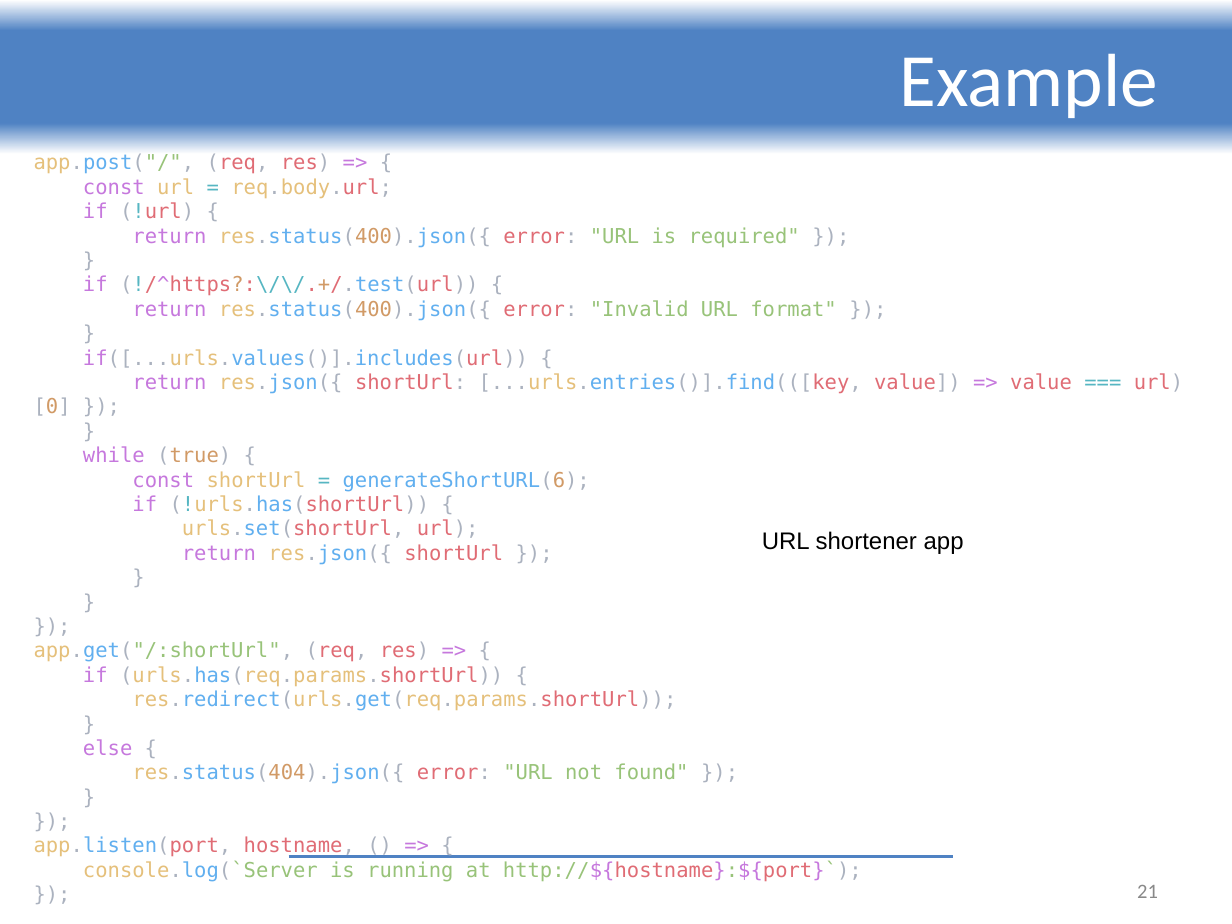
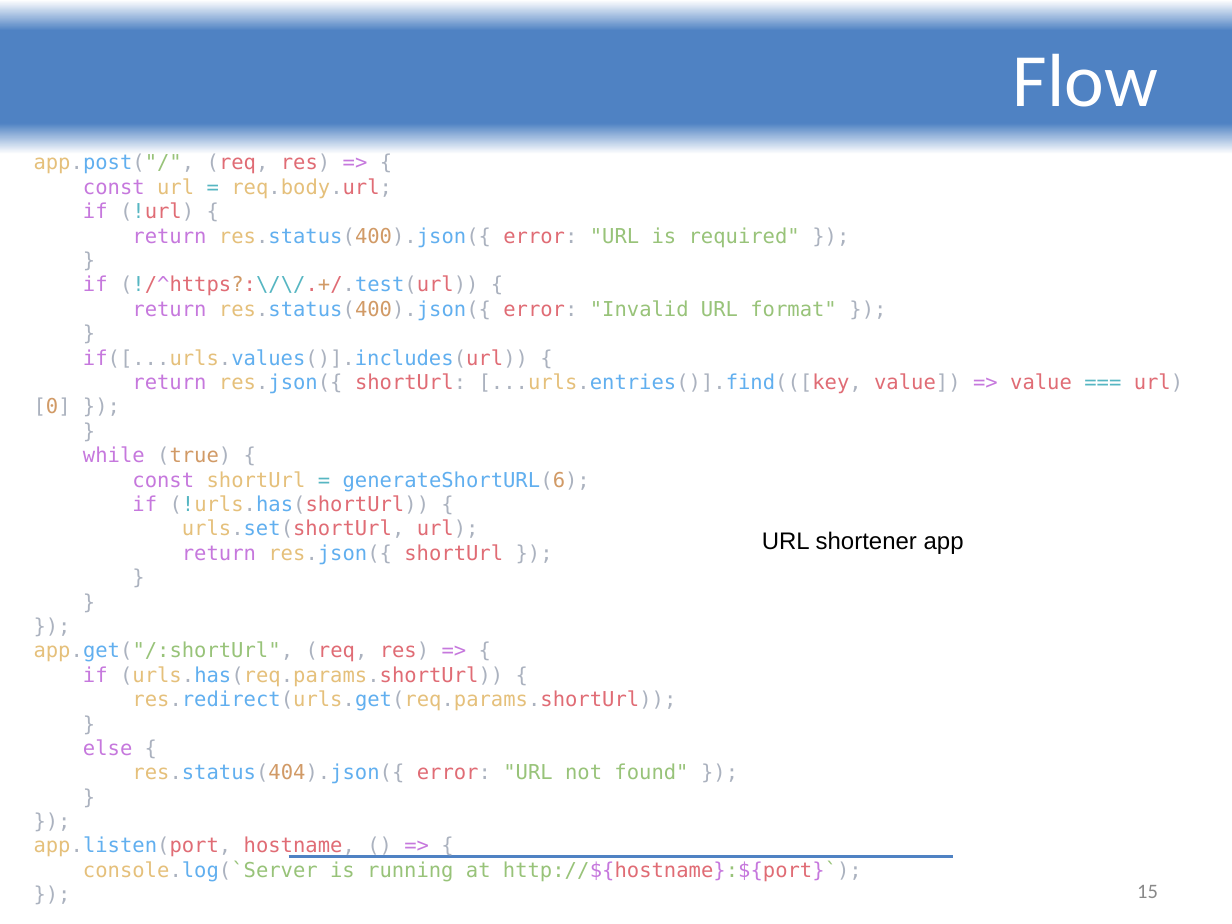
Before and after one commit to ReGeLePuMa/diploma, a slide deck: slide 15 of thesis/Diploma 2024-2025 - PETREA Andrei.pptx (slide 21 before the commit). Drawn at 1232x924 pixels with LibreOffice and Linux fonts; fonts in the diff are those of the drawing; background and template pictures are left out. Boxes give left, top, right and bottom in pixels: in the first picture for what was removed or moved away, otherwise in the second. Text is boxed around its words. In the diff, an @@ line names an element or a change of style, - is before the commit and + after.

```diff
--- a/thesis/Diploma 2024-2025 - PETREA Andrei.pptx
+++ b/thesis/Diploma 2024-2025 - PETREA Andrei.pptx
@@ title at (1013, 53, 1158, 107): text changed @@
-Example
+Flow
@@ page number at (1137, 885, 1158, 898): text changed @@
-21
+15
```
Also in this commit, not shown: 4 other slides changed, 5 slides removed.
